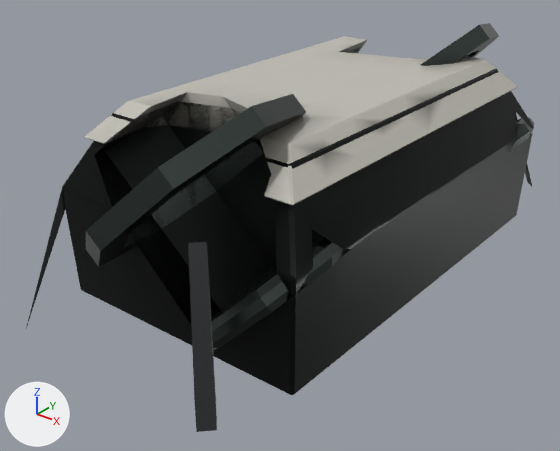
The glTF model assets/export/models/bastion.saddle_right.glb, before and after one commit.
One viewpoint serves both versions: a 50 mm camera at (3.27, -4.59, 2.25) aimed at (-0.06, -0.43, -0.33). Lighting does not change. The marker at lower left points along +X, +Y and +Z. The older version comes first. Vertices at exactly the same position are counted once.

The older version as bpy lines, for what is in view:
```python
me_mesh_0 = bpy.data.meshes.new('Mesh_0')
me_mesh_0.from_pydata(...)  # 1928 vertices, 3790 faces; spans x -1.03..1.07, y -2.26..2.27, z -0.7..0.98
# faces by material slot: [690, 576, 1988, 480, 56]
me_mesh_0.materials.append(mat_armor)
me_mesh_0.materials.append(mat_armor2)
me_mesh_0.materials.append(mat_dark)
me_mesh_0.materials.append(mat_metal)
me_mesh_0.materials.append(mat_rubber)
ob_mesh_0 = bpy.data.objects.new('Mesh_0', me_mesh_0)
ob_mesh_0.location = (0.0, 0.0, 0.0)
```
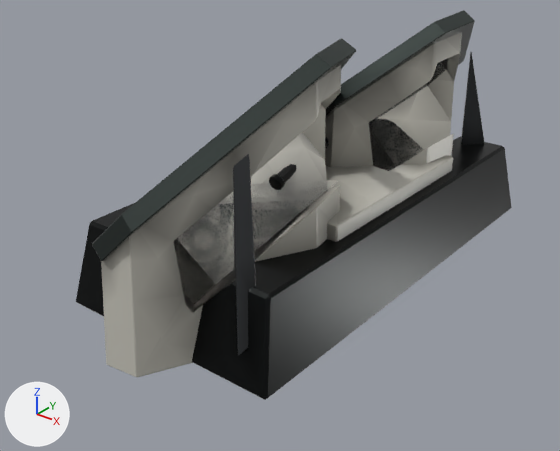
Boxes (x1, y1, x2, y2) around the edits, measured in the pictures (560 x 451 px):
'Mesh_0', reshaped (14% narrower)
    before: (26, 23, 534, 432)
    after: (76, 10, 512, 400)
part 1 of me_mesh_0, rebuilt (8% narrower)
    before: (62, 36, 534, 395)
    after: (76, 32, 512, 400)
part 2 of me_mesh_0, rebuilt (20% wider, 29% taller)
    before: (86, 94, 306, 267)
    after: (92, 38, 356, 261)
part 3 of me_mesh_0, rebuilt
    before: (421, 23, 499, 66)
    after: (325, 10, 475, 123)
part 4 of me_mesh_0, deleted (mostly hidden)
    before: (26, 112, 532, 432)
part 5 of me_mesh_0, reshaped
    before: (211, 117, 534, 350)
    after: (233, 52, 485, 355)

Edits to the bpy script that builds the scene:
```text
Change me_mesh_0:
    used by ob_mesh_0; location = (0.0, 0.0, 0.0)
    remove me_mesh_0.from_pydata(...)  # 1928 vertices, 3790 faces; spans x -1.03..1.07, y -2.26..2.27, z -0.7..0.98
    add me_mesh_0.from_pydata(...)  # 2049 vertices, 4052 faces; spans x -0.9..0.9, y -2.11..2.13, z -0.7..1.21
    me_mesh_0 part 1: the loose piece of 1060 vertices spanning x -1.03..1.03, y -1.66..1.66, z -0.7..0.74 is rebuilt with 1142 vertices and now spans x -0.9..0.9, y -2.11..2.13, z -0.7..1.15
    me_mesh_0 part 2: the loose piece of 72 vertices spanning x -0.61..0.67, y -2.22..-0.58, z -0.24..0.98 is rebuilt with 184 vertices and now spans x -0.79..0.74, y -2.1..0.0, z -0.35..1.21
    me_mesh_0 part 3: the loose piece of 72 vertices spanning x -0.61..0.67, y 0.58..2.22, z -0.24..0.98 is rebuilt with 184 vertices and now spans x -0.79..0.74, y -0.03..2.13, z -0.31..1.17
    me_mesh_0 part 4: 16 loose pieces with 624 vertices, spanning x -0.83..0.9, y -2.26..2.27, z -0.63..0.58, are deleted
    me_mesh_0 part 5: 100 vertices removed from x 0.13..1.07, y -1.95..2.09, z -0.68..0.22; 539 vertices added at x -0.64..0.74, y -1.76..1.73, z -0.46..0.75
```
